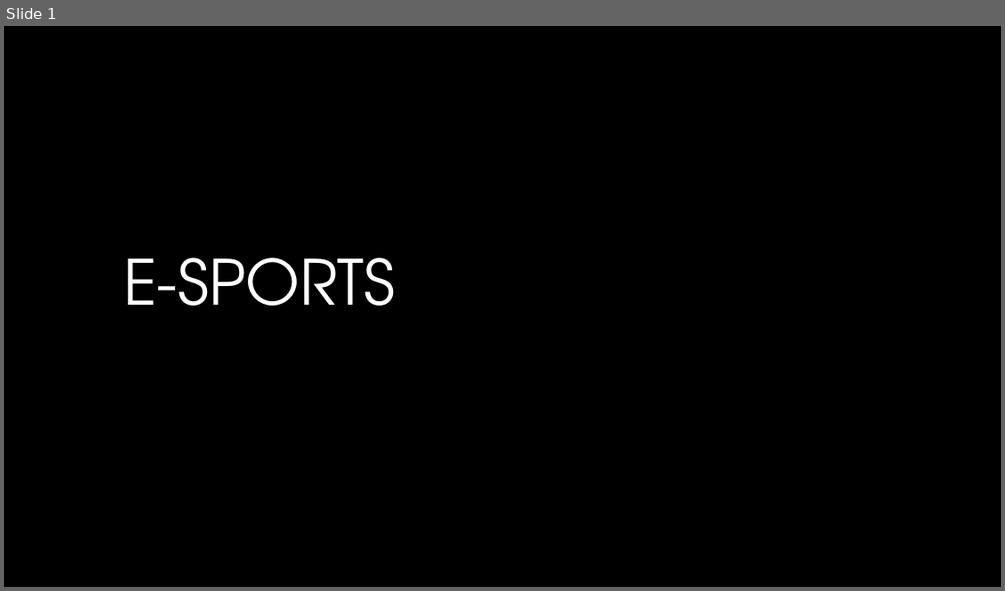
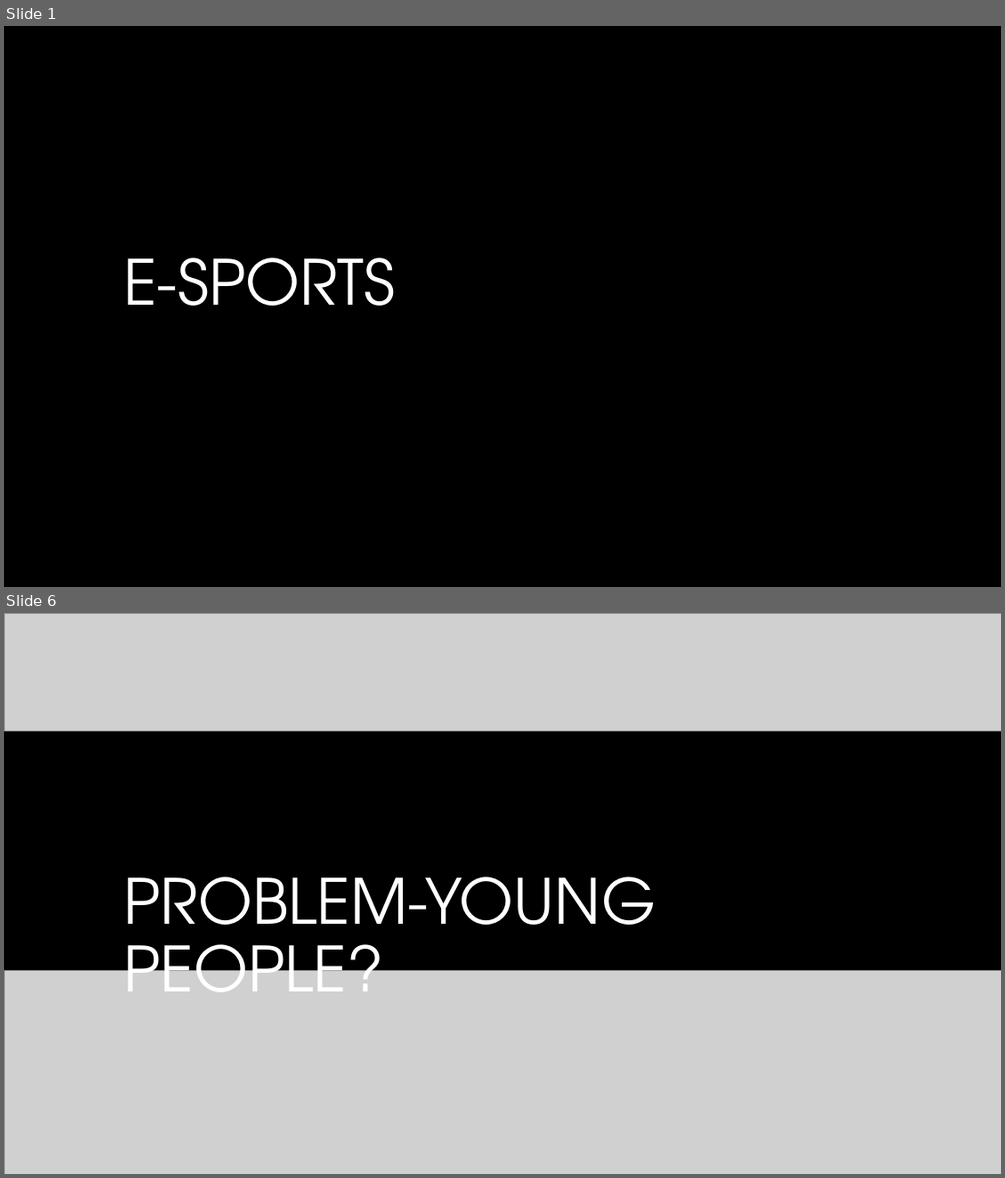
Before and after one commit to vinceleg/lab04_repo, a slide deck: dtc_team16_pitch_presentation.pptx. Shown one above the other, each under a label of ours: slide 1 before the commit, slides 1 and 6 after it; the slides between them are not shown. The pictures are 1005x591 and 1005x1178 pixels, drawn with LibreOffice and Linux fonts; fonts in the diff are those of the drawing; grey boxes stand for pictures; background and template pictures are left out. Boxes give left, top, right and bottom in pixels: in the first picture for what was removed or moved away, otherwise in the second. Text is boxed around its words. In the diff, an @@ line names an element or a change of style, - is before the commit and + after.

Commit message:
did the problems part

```diff
--- a/dtc_team16_pitch_presentation.pptx
+++ b/dtc_team16_pitch_presentation.pptx
@@ slide 6 added at (4,613,1001,1174), background picture (left out) @@
@@ picture added at (4,613,1001,731) @@
@@ title added at (123,876,655,992), 60 pt, text #FFFFFF @@
+PROBLEM-YOUNG PEOPLE?
@@ picture added at (4,971,1001,1174) @@
```
Also in this commit, not shown: 5 other slides added, 1 slide removed.
